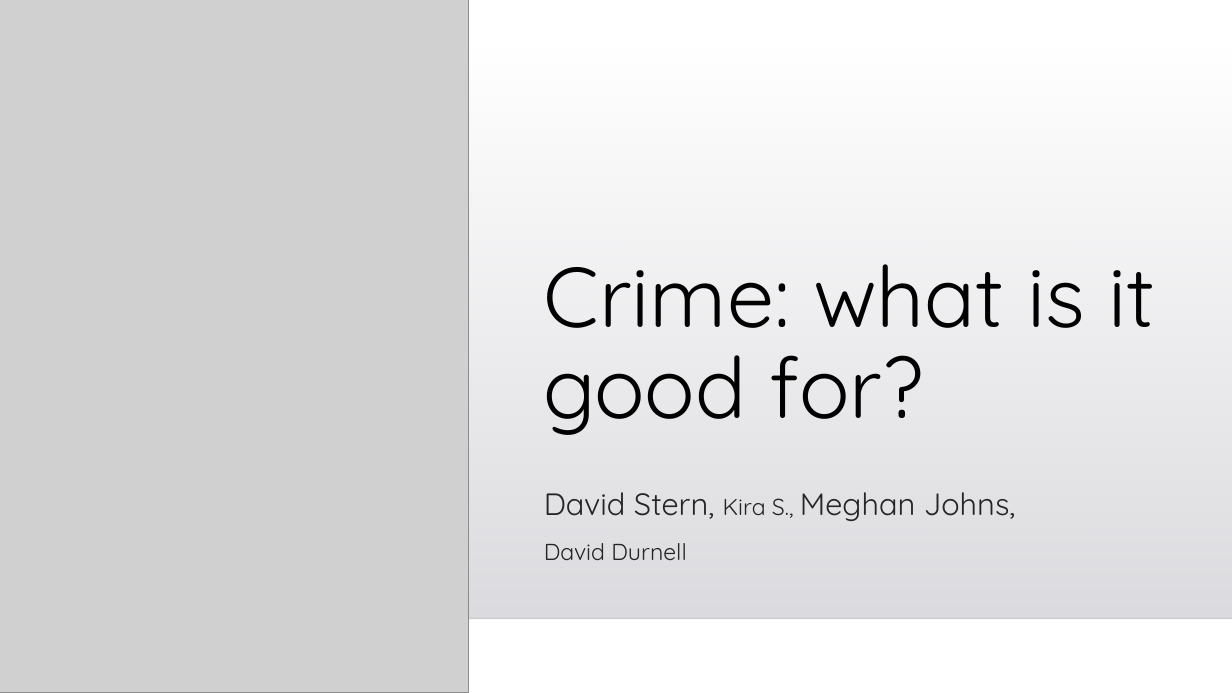
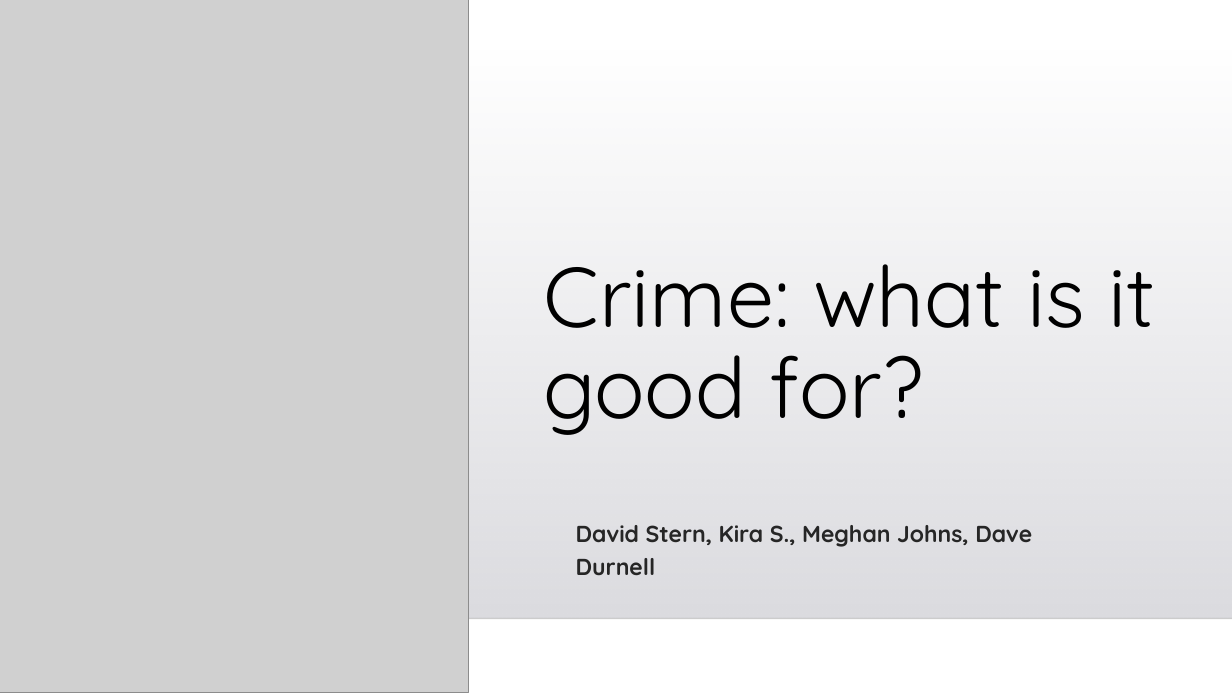
Before and after one commit to DavidMStern/ProjectOne, a slide deck: slide 1 of TeamPresentation.pptx. Drawn at 1232x693 pixels with LibreOffice and Linux fonts; fonts in the diff are those of the drawing; grey boxes stand for pictures; background and template pictures are left out. Boxes give left, top, right and bottom in pixels: in the first picture for what was removed or moved away, otherwise in the second. Text is boxed around its words. In the diff, an @@ line names an element or a change of style, - is before the commit and + after.

Commit message:
presentation 1.1

```diff
--- a/TeamPresentation.pptx
+++ b/TeamPresentation.pptx
@@ subtitle at (576, 525, 1032, 575): text changed; size 24 to 18 pt; bold on @@
-David Stern, Kira S., Meghan Johns,
-David Durnell
+David Stern, Kira S., Meghan Johns, Dave Durnell
```
